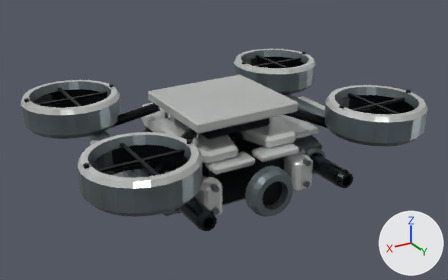
Two versions of the glTF model assets/characters/escape-drone/escape-drone.glb, one commit apart.
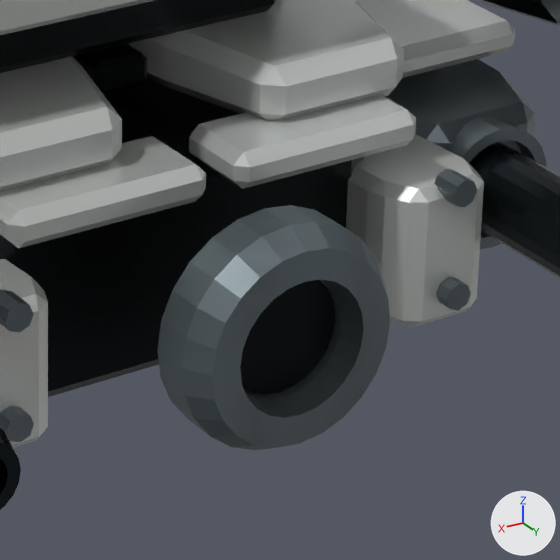
Old and new are each drawn whole from a 50 mm camera at (2.26, 3.806, 2.049) aimed at (-0.015, 0.014, 0.153) and again close up on the part from 47% to 73% of the width and 44% to 86% of the height. Arrows for +X, +Y and +Z are at lower right; the lights stay in place. The last two pictures show the newer version. Vertices at exactly the same position are counted once.

In view in the first close-up: 'ED_Airframe_armour', 'ED_Airframe_mechanism', 'ED_Head_armour', 'ED_Head_armourShadow', 'ED_Head_barrel', 'ED_Head_mechanism' and 1 more.
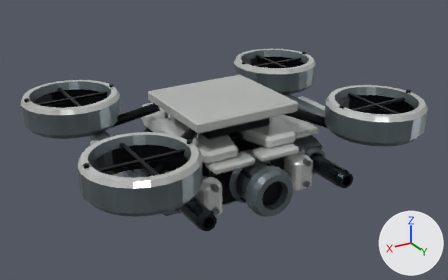
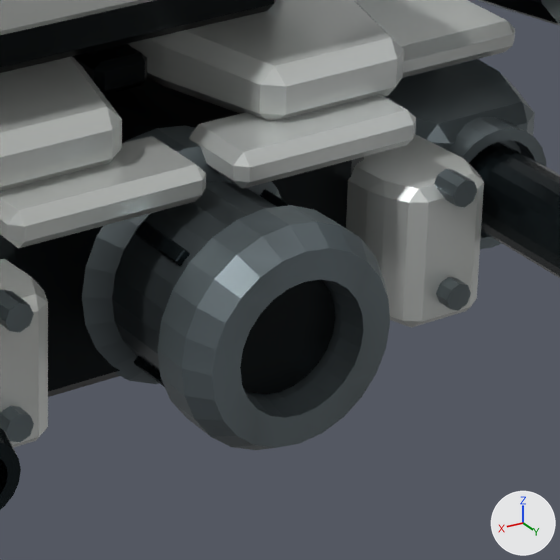
What changed in the scene script:
```text
Change me_cv_escape_full_barrelseat:
    used by ob_ed_head_armourshadow; location = (0.0, 0.0, 0.0)
    remove me_cv_escape_full_barrelseat.from_pydata(...)  # 752 vertices, 1384 faces; spans x -0.736..0.736, y -0.671..0.728, z -0.18..0.35
    add me_cv_escape_full_barrelseat.from_pydata(...)  # 872 vertices, 1624 faces; spans x -0.736..0.736, y -0.671..0.728, z -0.196..0.35
    me_cv_escape_full_barrelseat part 1
    24 vertices are removed from x -0.1..0.1, y 0.623, z -0.1..0.1
    96 faces are deleted
    72 vertices are added at x -0.196..0.196, y 0.336..0.623, z -0.196..0.196
    24 new vertices lie (0.0, -0.35, 0.0) away from vertices in x -0.1..0.1, y 0.686, z -0.1..0.1
    24 new vertices lie (0.0, 0.14, 0.0) away from vertices in x -0.152..0.152, y 0.455, z -0.152..0.152
    24 new vertices lie (0.0, 0.084, 0.0) away from vertices in x -0.196..0.196, y 0.336, z -0.196..0.196
    336 new faces join them
Change me_cv_escape_full_hollowbarrelshroud:
    used by ob_ed_head_barrel; location = (0.0, 0.0, 0.0)
    remove me_cv_escape_full_hollowbarrelshroud.from_pydata(...)  # 296 vertices, 584 faces; spans x -0.646..0.646, y 0.371..0.812, z -0.07..0.07
    add me_cv_escape_full_hollowbarrelshroud.from_pydata(...)  # 392 vertices, 760 faces; spans x -0.646..0.646, y 0.371..0.812, z -0.123..0.123
    me_cv_escape_full_hollowbarrelshroud part 2: a new loose piece of 24 vertices spanning x 0.098..0.123, y 0.469..0.581, z -0.123..-0.098, in mat_ed_barrel
    other edits to the shape of me_cv_escape_full_hollowbarrelshroud do not show in these pictures
```

Location of each change, [x1, y1, x2, y2] in pixels of the close-ups (560 x 560 px):
part 1 of me_cv_escape_full_barrelseat, built on (mostly hidden before)
    before: [244, 279, 342, 400]
    after: [82, 125, 342, 400]
part 2 of me_cv_escape_full_hollowbarrelshroud, added
    after: [134, 356, 165, 387]
